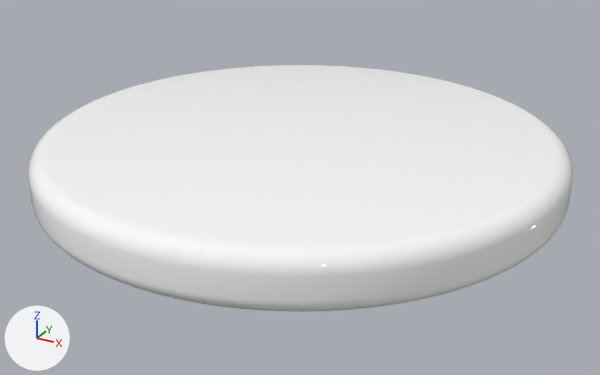
A saved change to the FBX model CarCustomiser/Assets/Models/turntable.fbx.
Rendered twice from a 50 mm camera at (7.19, -13.1, 5.38) aimed at (0.11, -0.22, -1.06). Lighting does not change. The marker at lower left points along +X, +Y and +Z.
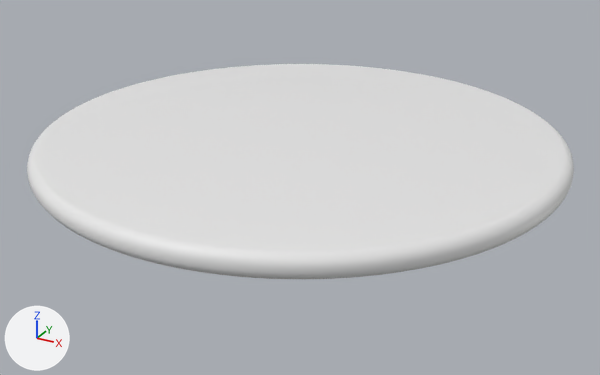
Pixel boxes [x1, y1, x2, y2] of what changed, in the pictures (600 x 375 px):
'Cylinder', recoloured, reshaped (13% shorter)
    before: [28, 65, 573, 312]
    after: [27, 64, 574, 279]

The change, as a diff of the scene's bpy script:
```diff
--- a/CarCustomiser/Assets/Models/turntable.fbx.py
+++ b/CarCustomiser/Assets/Models/turntable.fbx.py
@@ me_cylinder_001 @@
 # used by ob_cylinder; location = (0.0, 0.0, 0.0)
-me_cylinder_001.from_pydata(...)  # 6480 vertices, 6122 faces; spans x -5.0..5.0, y -5.0..5.0, z -1.0..0.0
-me_cylinder_001.materials.append(mat_material)  # white #ffffff
+me_cylinder_001.from_pydata(...)  # 6480 vertices, 6122 faces; spans x -5.0..5.0, y -5.0..5.0, z -0.43..0.0
+# me_cylinder_001 part 1: 6480 of 6480 vertices moved; they spanned x -5.0..5.0, y -5.0..5.0, z -1.0..0.0 and now span x -5.0..5.0, y -5.0..5.0, z -0.43..0.0; mean shift (0.0, 0.0, 0.28); largest move (1.91, 4.28, -1.0) -> (1.95, 4.39, -0.43)
```
